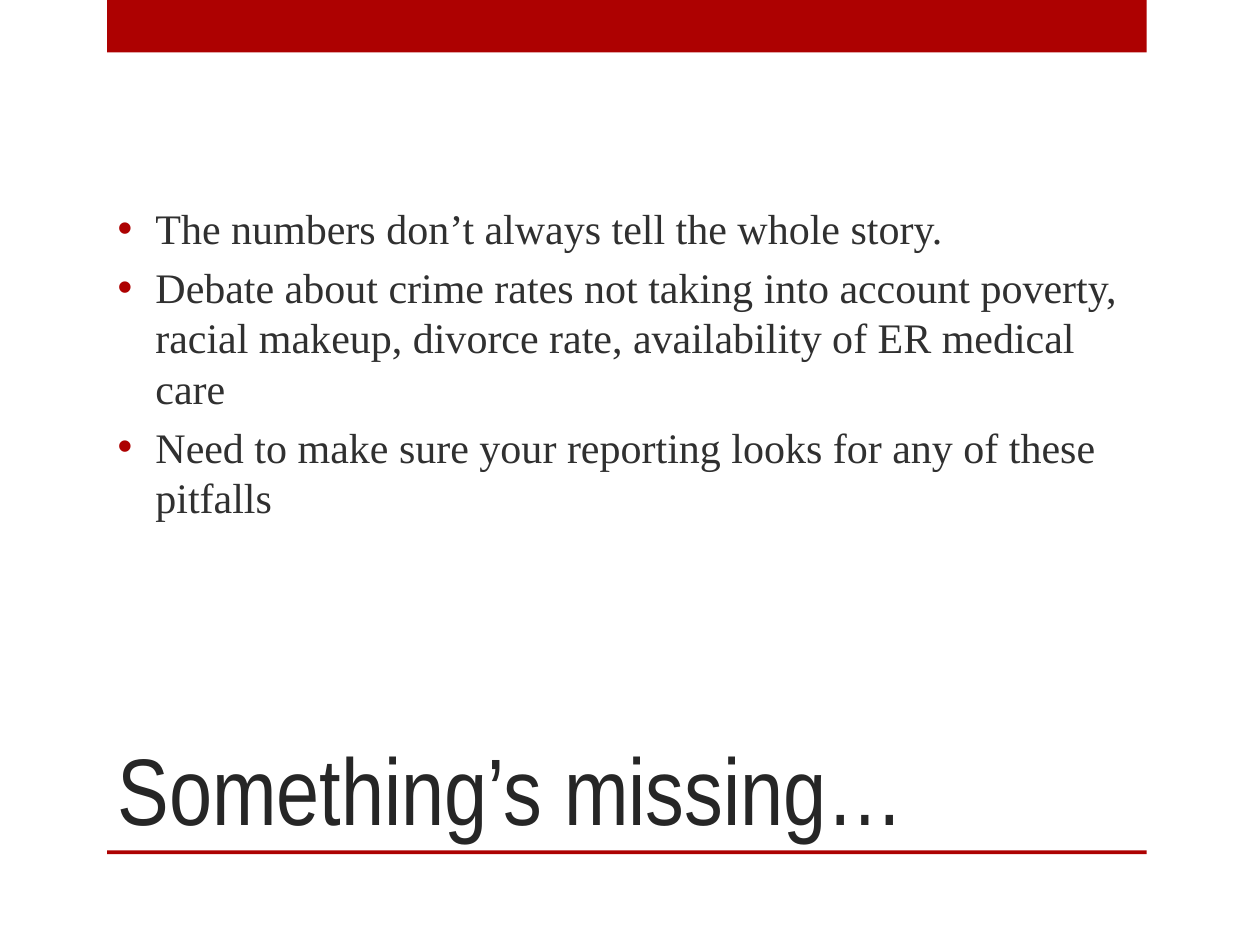
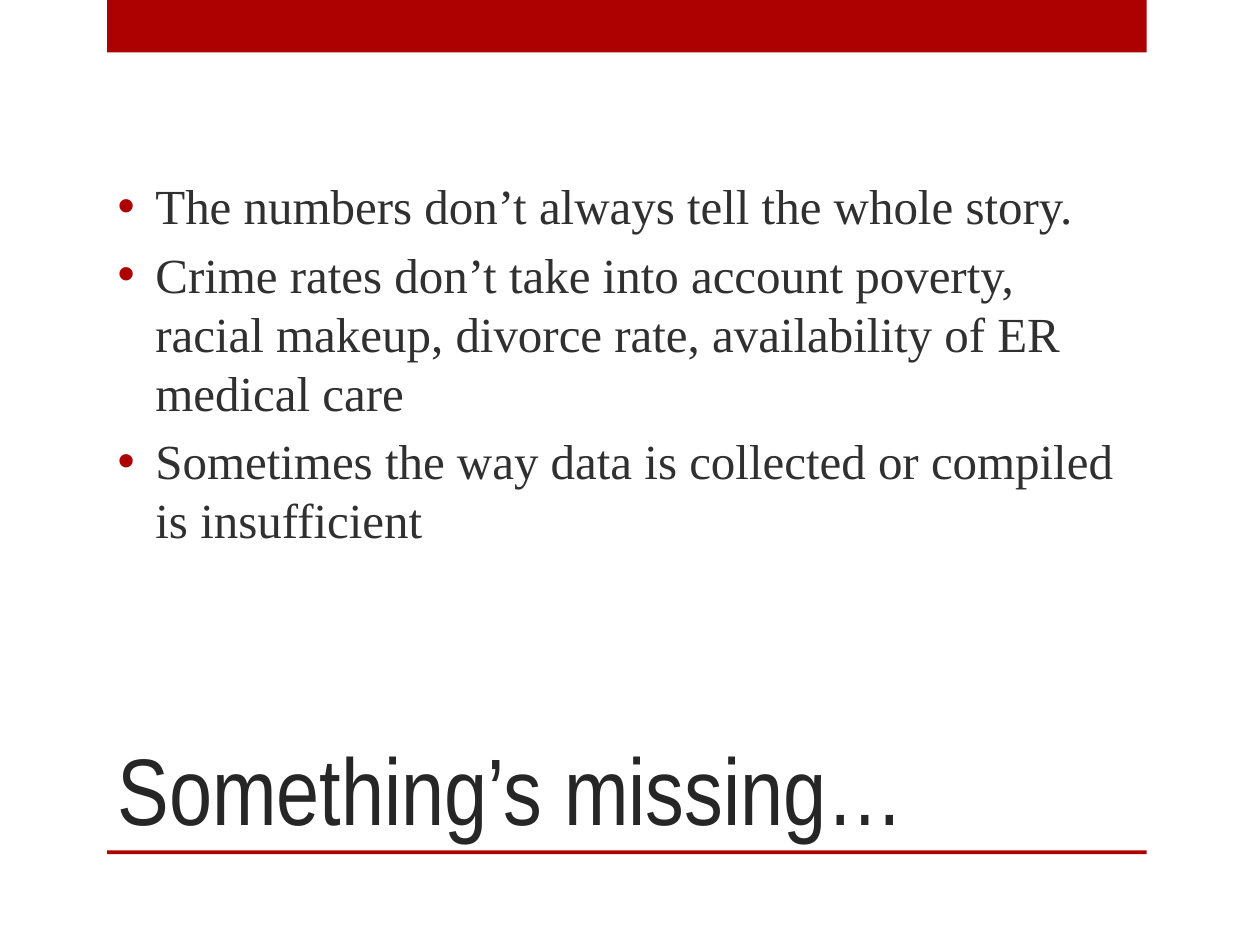
Before and after one commit to mjwebster/DataJ, a slide deck: slide 50 of Other/NumeracyStrib2015.pptx (slide 42 before the commit). Drawn at 1260x945 pixels with LibreOffice and Linux fonts; fonts in the diff are those of the drawing; background and template pictures are left out. Boxes give left, top, right and bottom in pixels: in the first picture for what was removed or moved away, otherwise in the second. Text is boxed around its words. In the diff, an @@ line names an element or a change of style, - is before the commit and + after.

```diff
--- a/Other/NumeracyStrib2015.pptx
+++ b/Other/NumeracyStrib2015.pptx
@@ text at <box>155,190,1073,234</box>: size 24 to 28 pt in "The numbers don’t always tell the whole ..." @@
@@ text at <box>155,259,1113,539</box>: text changed; size 24 to 28 pt @@
-• Debate about crime rates not taking into account poverty, racial makeup, divorce rate, availability of ER medical care
-• Need to make sure your reporting looks for any of these pitfalls
+• Crime rates don’t take into account poverty, racial makeup, divorce rate, availability of ER medical care
+• Sometimes the way data is collected or compiled is insufficient
```
Also in this commit, not shown: 37 other slides changed, 14 slides added, 8 slides removed, 6 other files.
